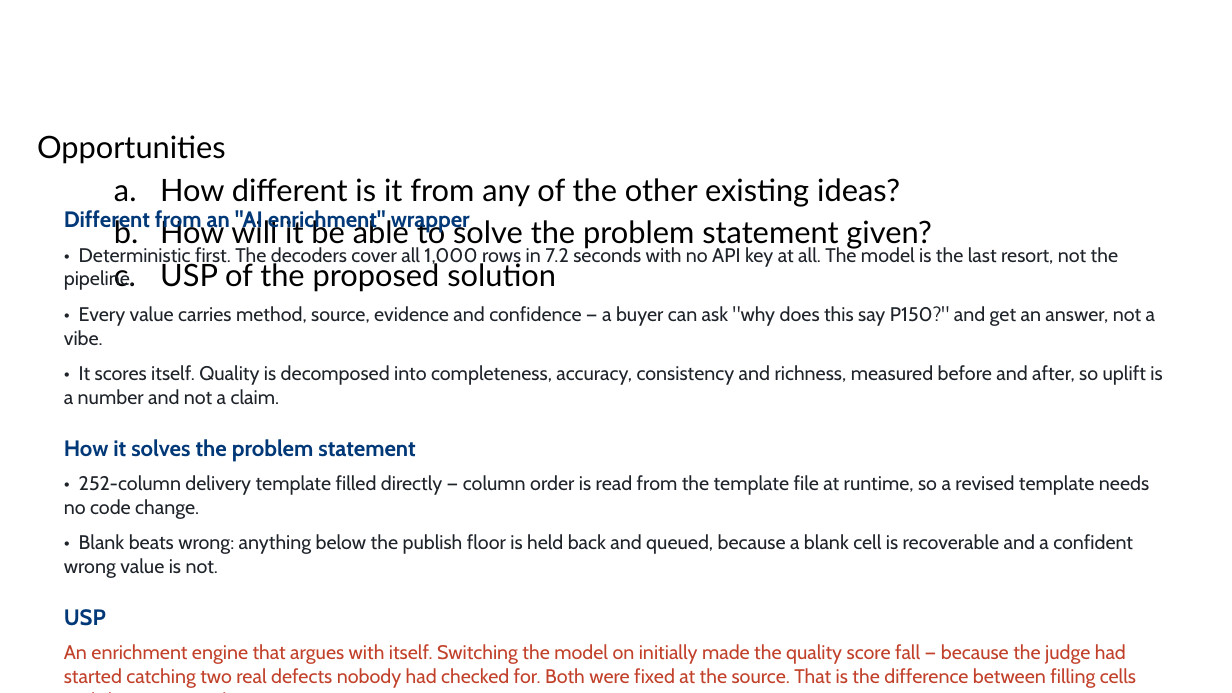
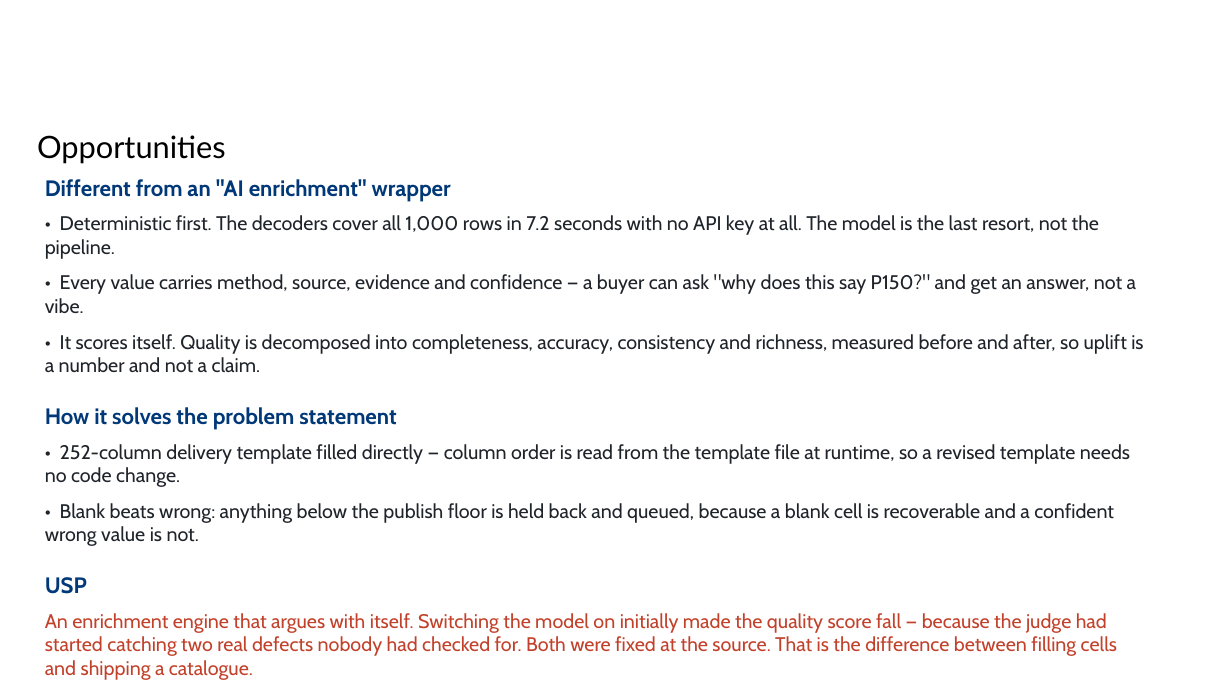
Before and after one commit to ishaan-sandhwar/product-intelligence-engine, a slide deck: slide 4 of UniHack_Prototype_Deck.pptx (slide 5 before the commit). Drawn at 1232x693 pixels with LibreOffice and Linux fonts; fonts in the diff are those of the drawing; background and template pictures are left out. Boxes give left, top, right and bottom in pixels: in the first picture for what was removed or moved away, otherwise in the second. Text is boxed around its words. In the diff, an @@ line names an element or a change of style, - is before the commit and + after.

```diff
--- a/UniHack_Prototype_Deck.pptx
+++ b/UniHack_Prototype_Deck.pptx
@@ text "Different from an "AI enrichment" ...": place and size @@
-text "Different from an "AI enrichment" ..." at (64,210,1162,688)
+text "Different from an "AI enrichment" ..." at (45,179,1143,656)
@@ text at (160,178,931,292): paragraphs removed @@
-  a. How different is it from any of the other existing ideas?
-  b. How will it be able to solve the problem statement given?
-  c. USP of the proposed solution
```
Also in this commit, not shown: 4 other slides changed, 2 slides removed, 13 other files.
